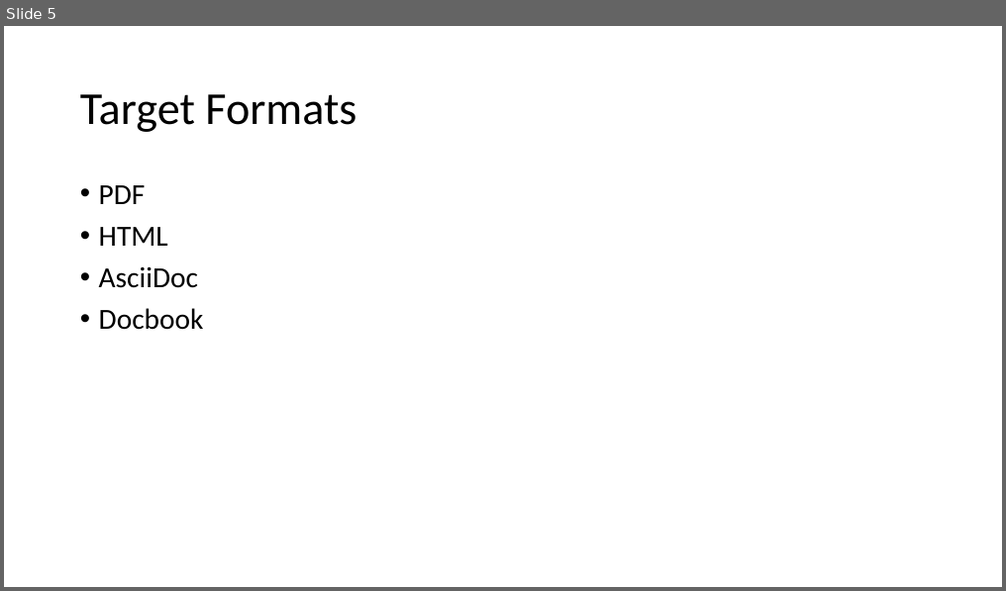
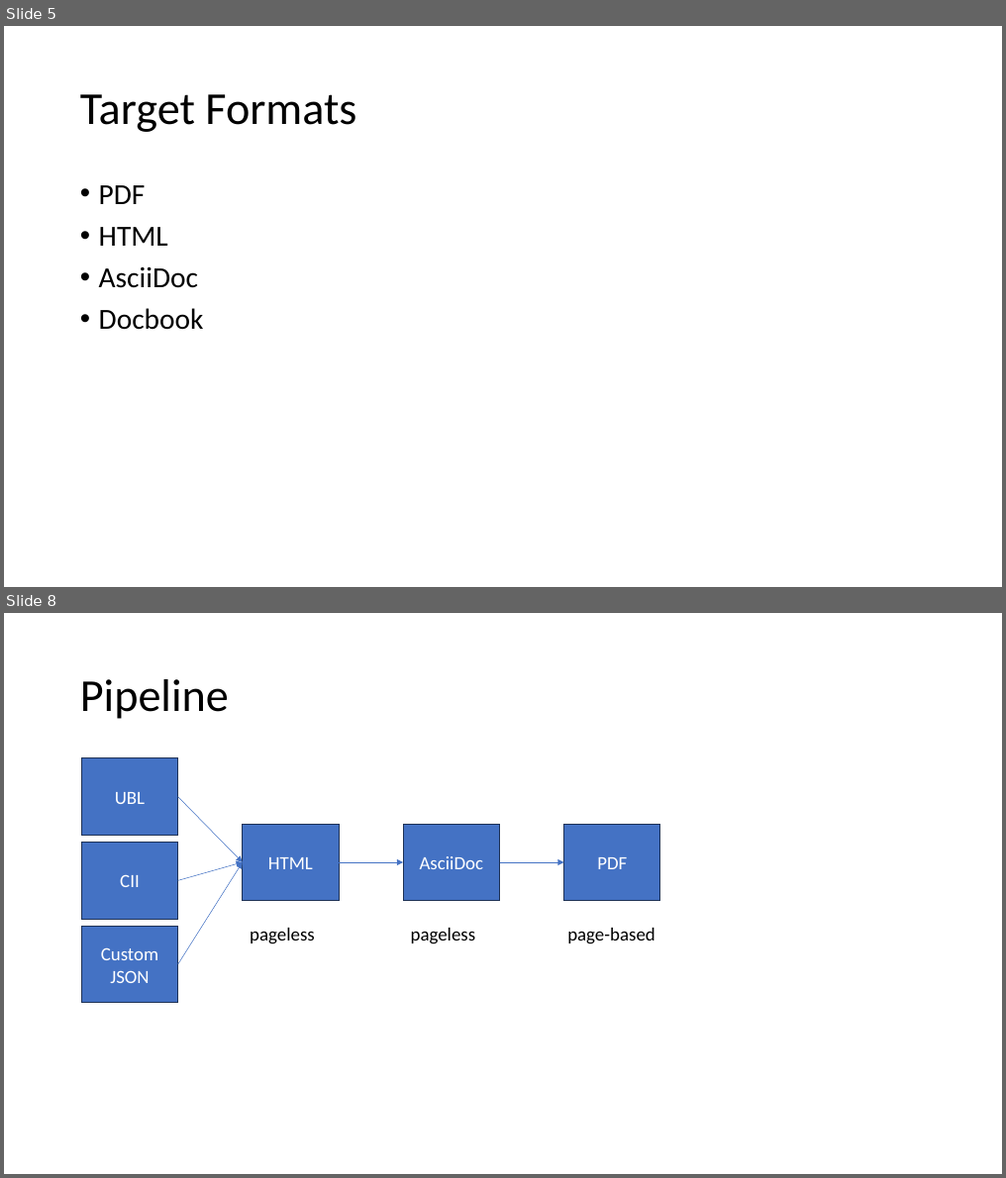
Before and after one commit to phax/phroni, a slide deck: docs/phroni Design.pptx. Shown one above the other, each under a label of ours: slide 5 before the commit, slides 5 and 8 after it; the slides between them are not shown. The pictures are 1006x591 and 1006x1178 pixels, drawn with LibreOffice and Linux fonts; fonts in the diff are those of the drawing. Boxes give left, top, right and bottom in pixels: in the first picture for what was removed or moved away, otherwise in the second. Text is boxed around its words. In the diff, an @@ line names an element or a change of style, - is before the commit and + after.

```diff
--- a/docs/phroni Design.pptx
+++ b/docs/phroni Design.pptx
@@ slide 8 added at [4, 613, 1002, 1174], background #FFFFFF @@
@@ title added at [80, 679, 229, 719], 44 pt, text #000000 @@
+Pipeline
@@ rectangle added at [82, 759, 178, 836], fill #4472C4, outline #1E3256 1 pt, 18 pt, text #FFFFFF @@
+UBL
@@ arrow added from (177, 797) to (242, 862), #4472C4 0.5 pt @@
@@ rectangle added at [82, 842, 178, 919], fill #4472C4, outline #1E3256 1 pt, 18 pt, text #FFFFFF @@
+CII
@@ rectangle added at [242, 824, 339, 901], fill #4472C4, outline #1E3256 1 pt, 18 pt, text #FFFFFF @@
+HTML
@@ rectangle added at [403, 824, 500, 901], fill #4472C4, outline #1E3256 1 pt, 18 pt, text #FFFFFF @@
+AsciiDoc
@@ rectangle added at [564, 824, 660, 901], fill #4472C4, outline #1E3256 1 pt, 18 pt, text #FFFFFF @@
+PDF
@@ arrow added from (177, 881) to (242, 862), #4472C4 0.5 pt @@
@@ arrow added from (177, 964) to (242, 862), #4472C4 0.5 pt @@
@@ arrow added from (339, 862) to (403, 862), #4472C4 0.5 pt @@
@@ arrow added from (500, 862) to (564, 862), #4472C4 0.5 pt @@
@@ rectangle added at [82, 926, 178, 1003], fill #4472C4, outline #1E3256 1 pt, 18 pt, text #FFFFFF @@
+Custom JSON
@@ text added at [250, 928, 315, 945], 18 pt, text #000000 @@
+pageless
@@ text added at [411, 928, 476, 945], 18 pt, text #000000 @@
+pageless
@@ text added at [567, 928, 655, 945], 18 pt, text #000000 @@
+page-based
```
Also in this commit, not shown: 2 other slides added.
